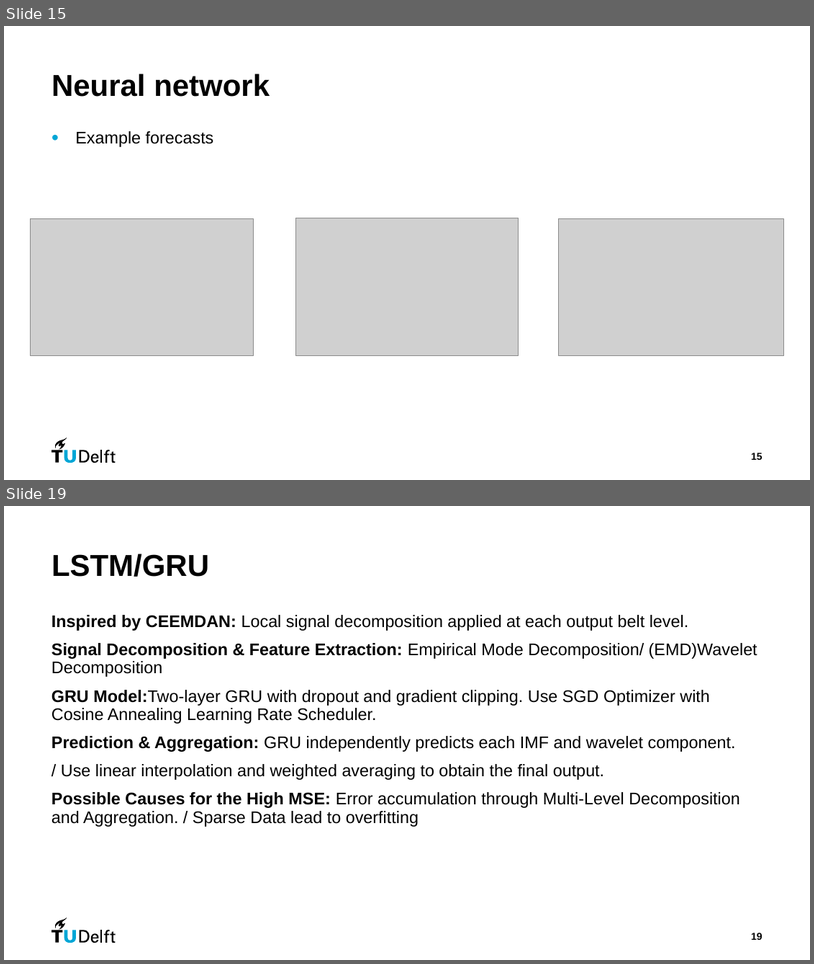
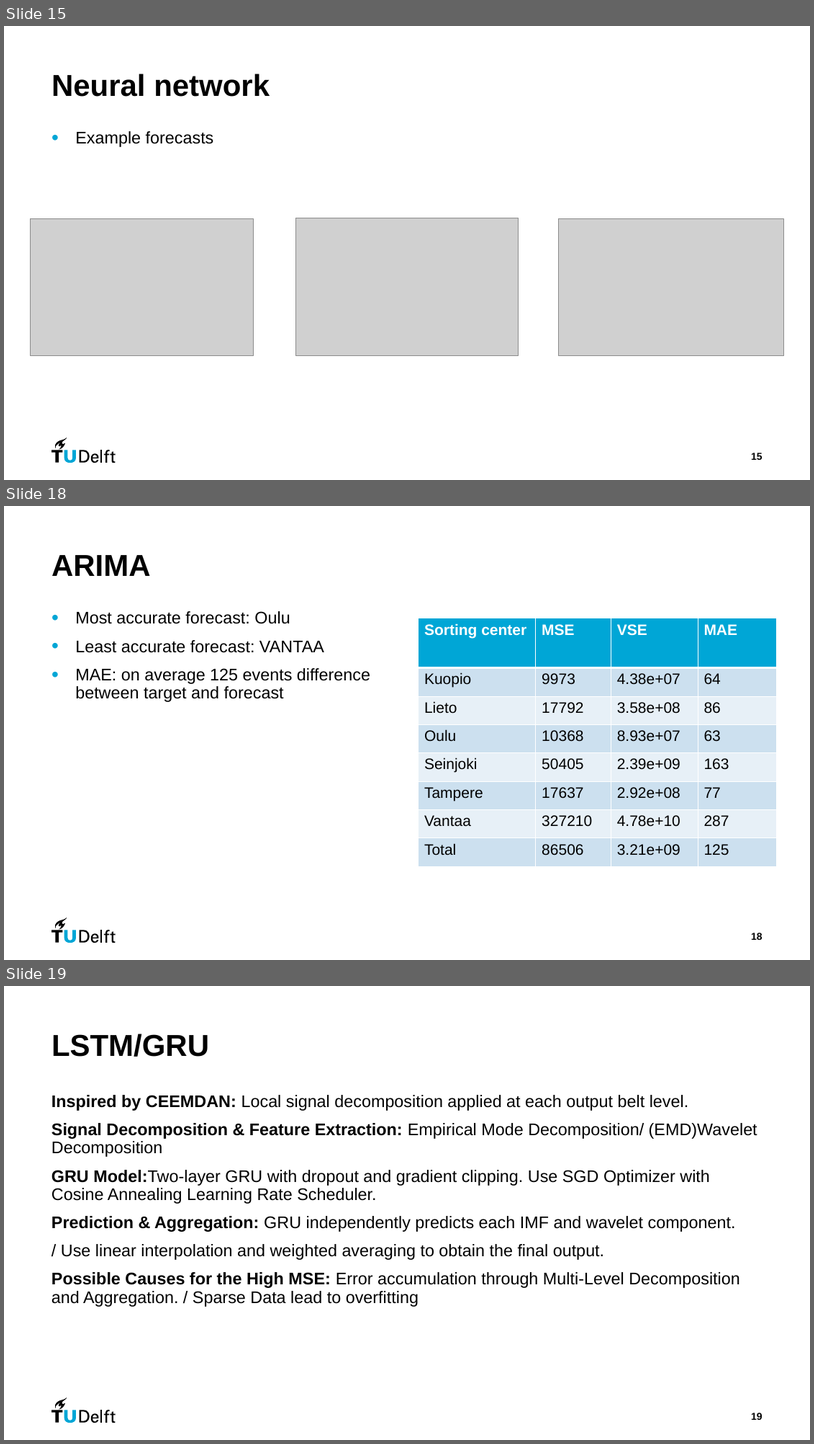
Before and after one commit to 504523tb/CIEM6302-Advanced-Data-Science-for-Traffic-and-Transportation-Engineering-PrimeVision-G1, a slide deck: Presentations/FinalPres_PrimeVision_G1.pptx. Shown one above the other, each under a label of ours: slides 15 and 19 before the commit, slides 15, 18 and 19 after it; the slides between them are not shown. The pictures are 814x964 and 814x1444 pixels, drawn with LibreOffice and Linux fonts; fonts in the diff are those of the drawing; grey boxes stand for pictures. Boxes give left, top, right and bottom in pixels: in the first picture for what was removed or moved away, otherwise in the second. Text is boxed around its words. In the diff, an @@ line names an element or a change of style, - is before the commit and + after.

Commit message:
update presentation ARIMA

```diff
--- a/Presentations/FinalPres_PrimeVision_G1.pptx
+++ b/Presentations/FinalPres_PrimeVision_G1.pptx
@@ slide 18 added at (x1=4, y1=506, x2=810, y2=960), background #FFFFFF; not listed: 8 template elements that a slide beside it also shows @@
@@ title added at (x1=52, y1=555, x2=151, y2=576), 36 pt, text #000000, bold @@
+ARIMA
@@ text added at (x1=75, y1=611, x2=370, y2=702), 20 pt, text #000000 @@
+• Most accurate forecast: Oulu
+• Least accurate forecast: VANTAA
+• MAE: on average 125 events difference between target and forecast
@@ table added at (x1=419, y1=618, x2=777, y2=866), 8 rows, 4 columns @@
+Sorting center | MSE | VSE | MAE
+Kuopio | 9973 | 4.38e+07 | 64
+Lieto | 17792 | 3.58e+08 | 86
+Oulu | 10368 | 8.93e+07 | 63
+Seinjoki | 50405 | 2.39e+09 | 163
+Tampere | 17637 | 2.92e+08 | 77
+Vantaa | 327210 | 4.78e+10 | 287
+Total | 86506 | 3.21e+09 | 125
@@ page number added at (x1=751, y1=932, x2=763, y2=939), 12 pt, text #000000, bold @@
+18
```
Also in this commit, not shown: 8 slides changed, 1 slide removed.
